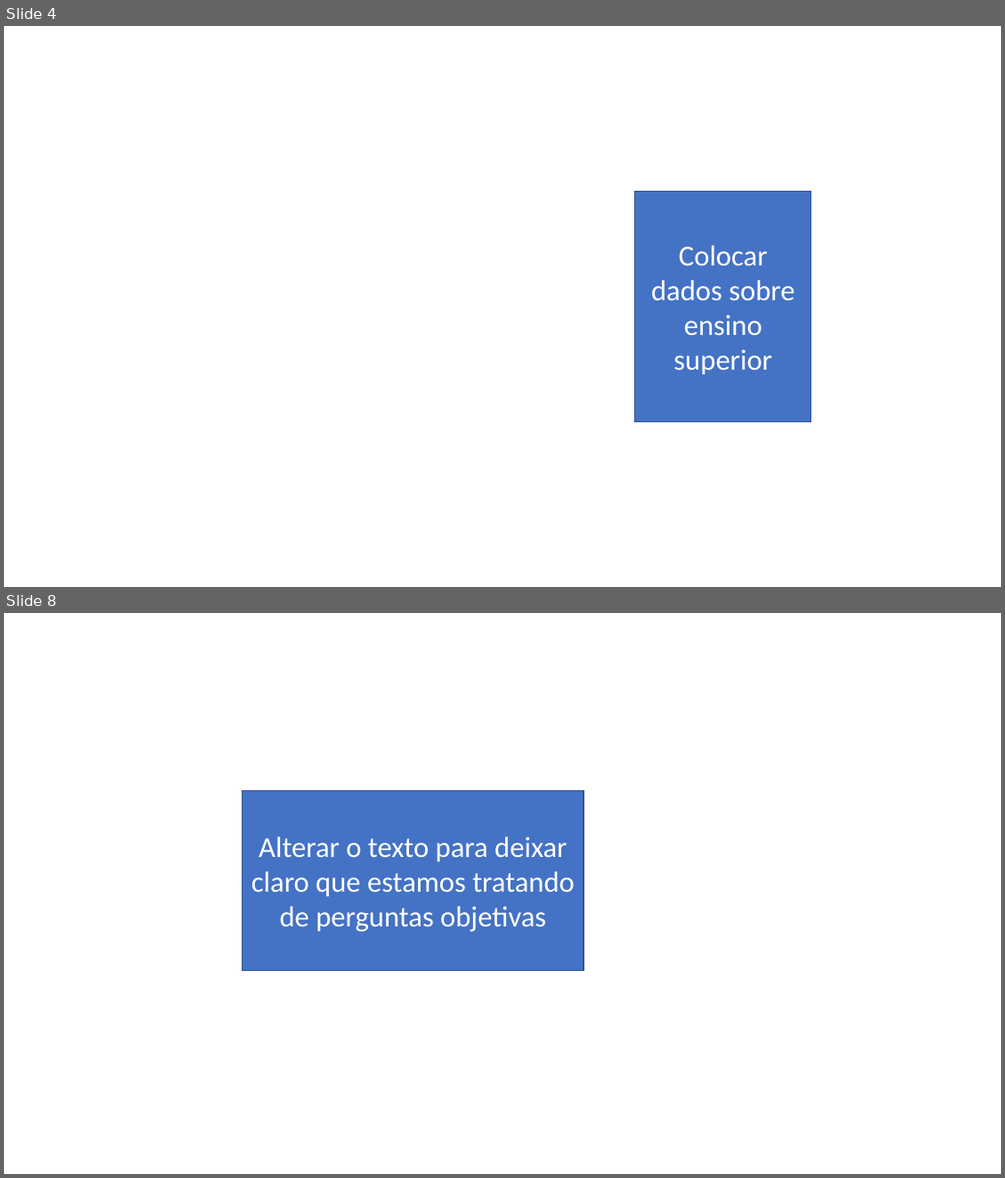
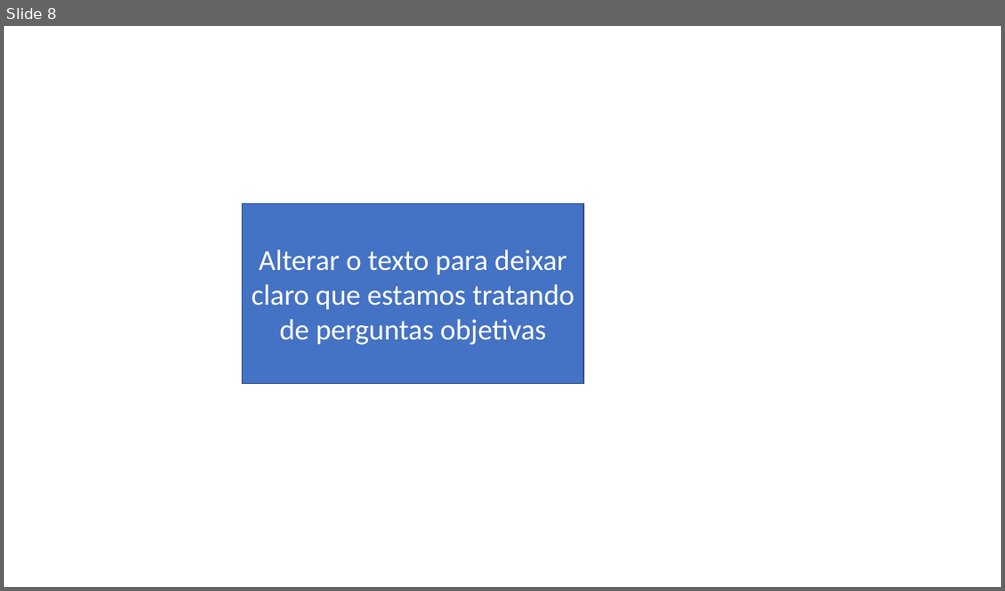
Before and after one commit to rnappi/ftt-tcc, a slide deck: apresentacao/apresentacao.pptx. Shown one above the other, each under a label of ours: slides 4 and 8 before the commit, slide 8 after it; the slides between them are not shown. The pictures are 1005x1178 and 1005x591 pixels, drawn with LibreOffice and Linux fonts; fonts in the diff are those of the drawing; background and template pictures are left out. Boxes give left, top, right and bottom in pixels: in the first picture for what was removed or moved away, otherwise in the second. Text is boxed around its words. In the diff, an @@ line names an element or a change of style, - is before the commit and + after.

```diff
--- a/apresentacao/apresentacao.pptx
+++ b/apresentacao/apresentacao.pptx
@@ slide 4 removed at box(4, 26, 1001, 587), background picture (left out) @@
@@ rectangle removed at box(635, 192, 811, 421) @@
-Colocar dados sobre ensino superior
```
Also in this commit, not shown: 4 slides added, 3 other slides removed, 12 other files.
